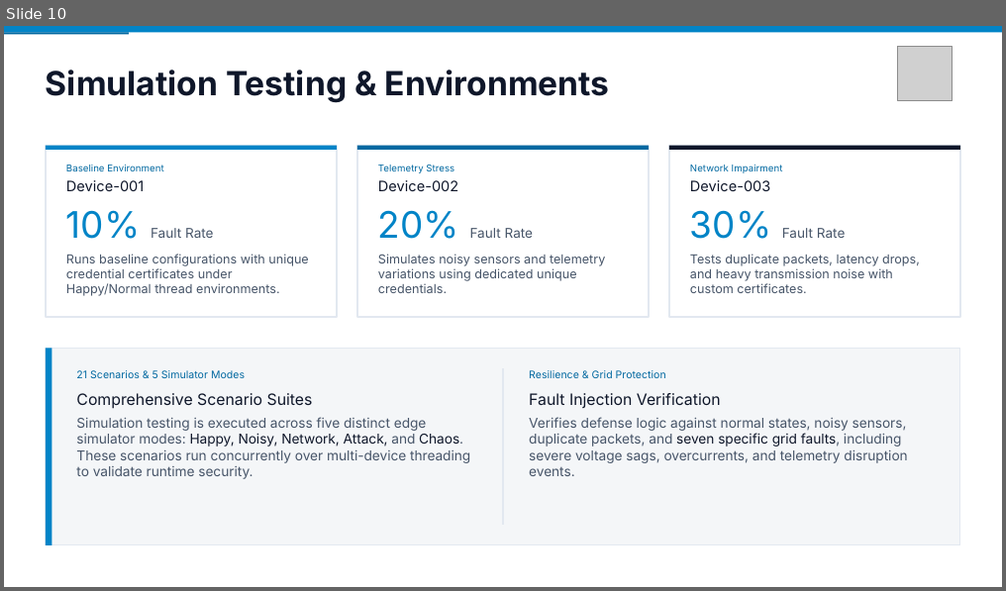
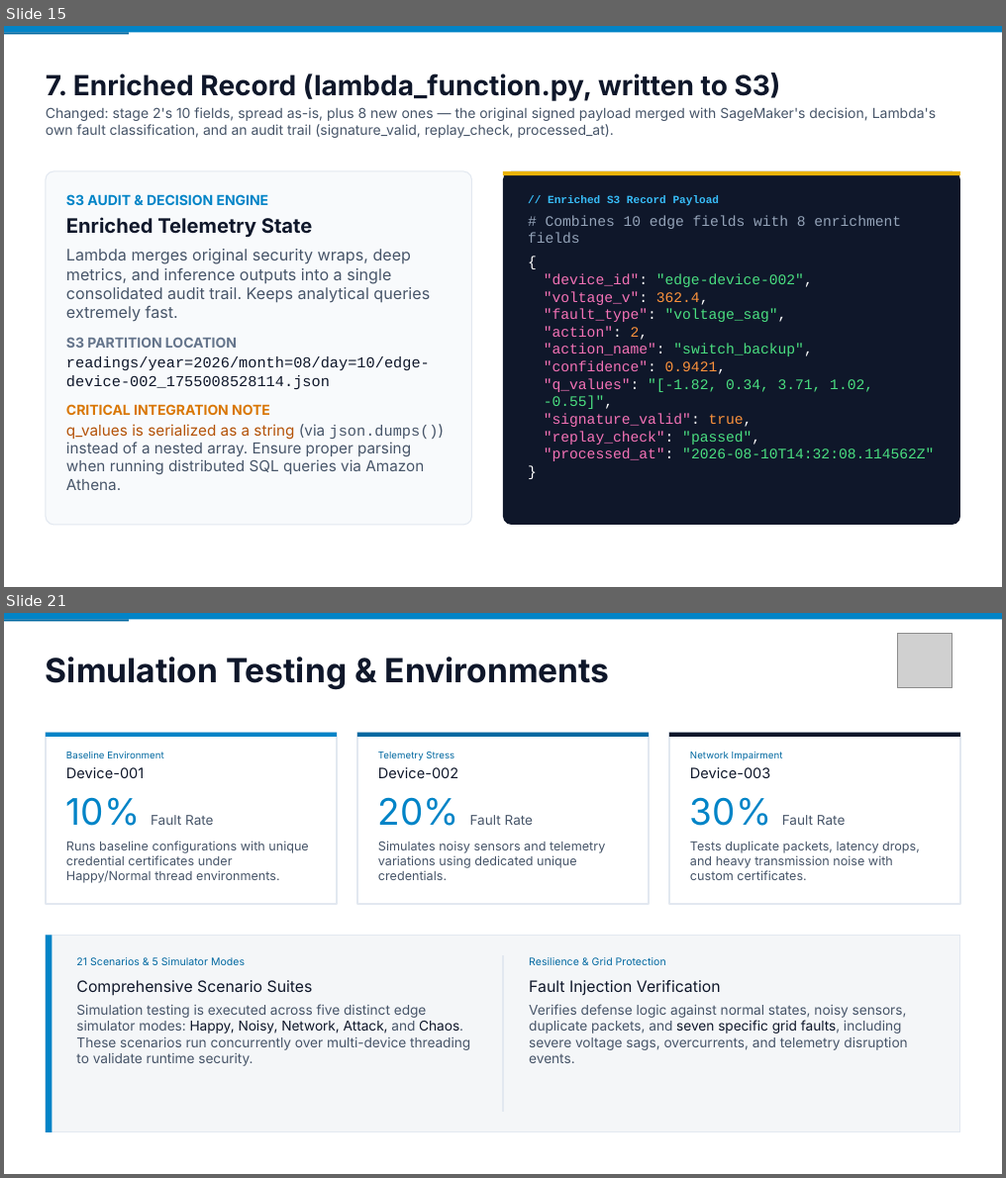
Before and after one commit to hrshimpi/power-grid-iot-RL-pipeline, a slide deck: docs/Grid-RL Presentation.pptx. Shown one above the other, each under a label of ours: slide 10 before the commit, slides 15 and 21 after it; the slides between them are not shown. The pictures are 1006x591 and 1006x1178 pixels, drawn with LibreOffice and Linux fonts; fonts in the diff are those of the drawing; grey boxes stand for pictures; background and template pictures are left out. Boxes give left, top, right and bottom in pixels: in the first picture for what was removed or moved away, otherwise in the second. Text is boxed around its words. In the diff, an @@ line names an element or a change of style, - is before the commit and + after.

Commit message:
docs: update presentation deck
Expanded from 13 to 24 slides: deeper architecture/security detail,
the full stage-by-stage data journey, attack simulation, and the
fault-detection chart.

```diff
--- a/docs/Grid-RL Presentation.pptx
+++ b/docs/Grid-RL Presentation.pptx
@@ slide 15 added at (4, 26, 1002, 587), background #FFFFFF @@
@@ rectangle added at (4, 26, 1002, 32), fill #0284C7 @@
@@ rectangle added at (4, 32, 129, 34), fill #0369A1 @@
@@ text added at (46, 73, 936, 138), 10 pt, text #475569 @@
+7. Enriched Record (lambda_function.py, written to S3)
+Changed: stage 2's 10 fields, spread as-is, plus 8 new ones — the original signed payload merged with SageMaker's decision, Lambda's own fault classification, and an audit trail (signature_valid, replay_check, processed_at).
@@ rounded rectangle added at (46, 172, 472, 525), fill #F8FAFC, outline #E2E8F0 0.75 pt @@
@@ rounded rectangle added at (503, 172, 960, 525), fill #0F172A @@
@@ rectangle added at (503, 172, 960, 175), fill #EAB308 @@
@@ text added at (66, 194, 445, 490), 10.9 pt, text #475569 @@
+S3 AUDIT & DECISION ENGINE
+Enriched Telemetry State
+Lambda merges original security wraps, deep metrics, and inference outputs into a single consolidated audit trail. Keeps analytical queries extremely fast.
+S3 PARTITION LOCATION
+readings/year=2026/month=08/day=10/edge-device-002_1755008528114.json
+CRITICAL INTEGRATION NOTE
+q_values is serialized as a string (via json.dumps()) instead of a nested array. Ensure proper parsing when running distributed SQL queries via Amazon Athena.
@@ text added at (528, 195, 934, 462), 10.5 pt, text #F472B6 @@
+// Enriched S3 Record Payload
+# Combines 10 edge fields with 8 enrichment fields
+{
+"device_id": "edge-device-002",
+"voltage_v": 362.4,
+"fault_type": "voltage_sag",
+"action": 2,
+"action_name": "switch_backup",
+"confidence": 0.9421,
+"q_values": "[-1.82, 0.34, 3.71, 1.02, -0.55]",
+"signature_valid": true,
+"replay_check": "passed",
+"processed_at": "2026-08-10T14:32:08.114562Z"
+}
@@ what was slide 10 is now slide 21 @@
```
Also in this commit, not shown: 5 slides changed, 10 other slides added.
